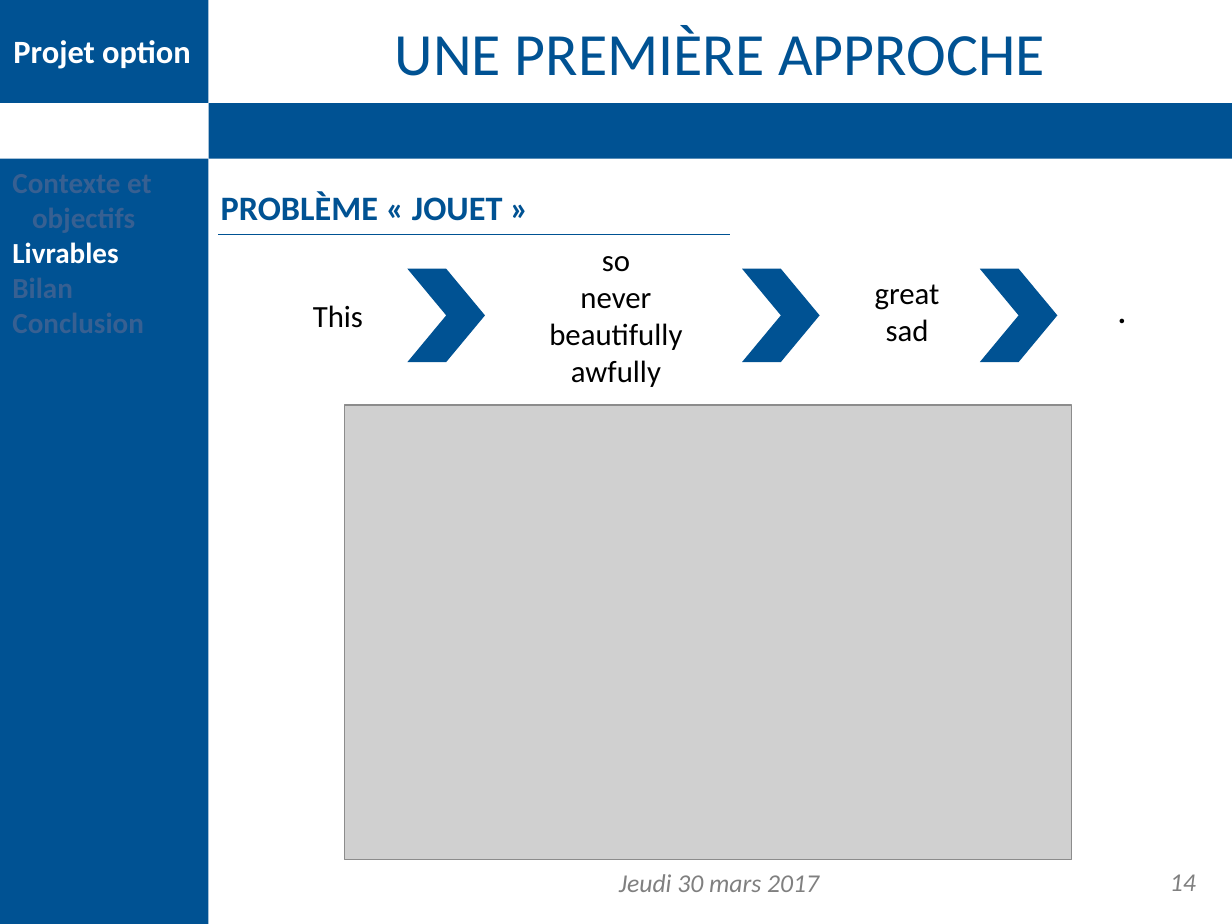
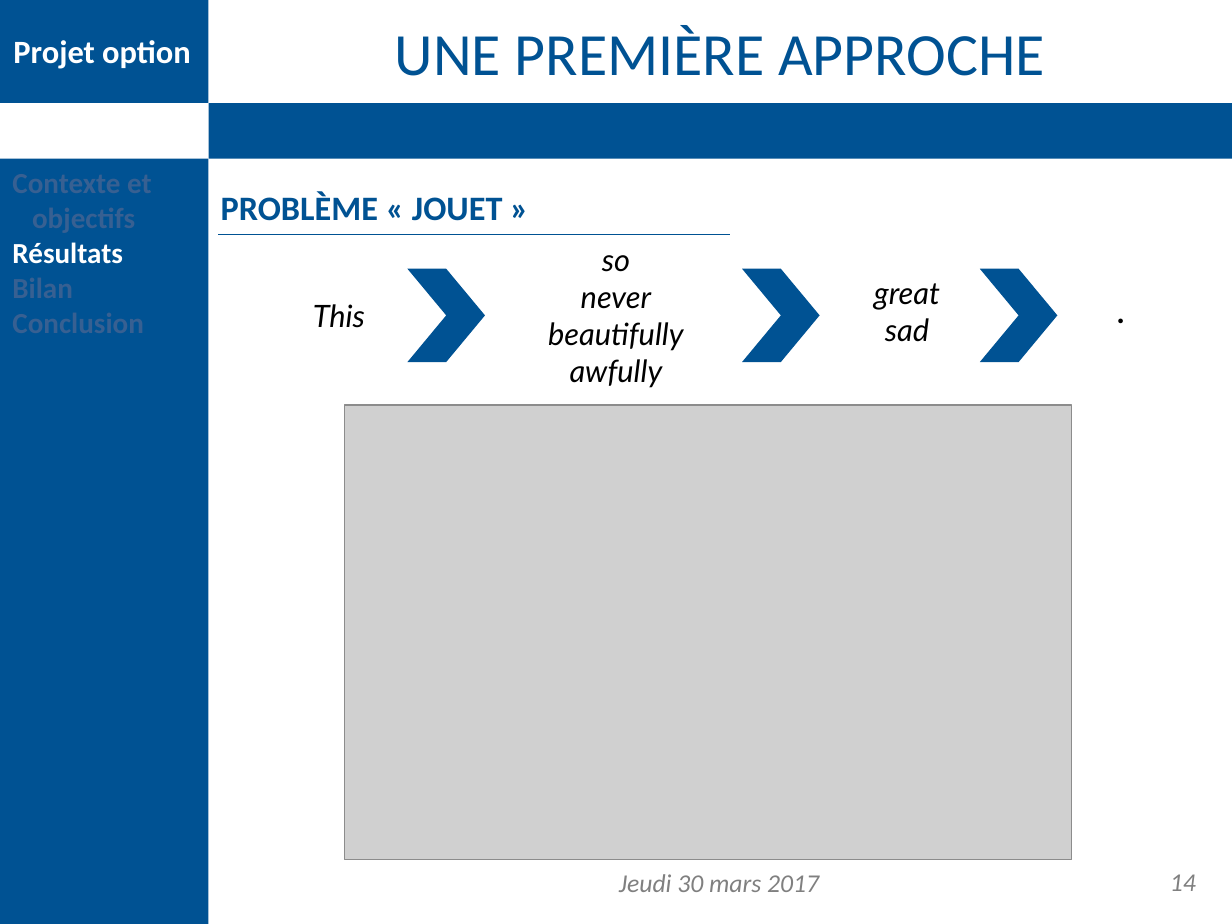
Before and after one commit to DDouteaux/Projet_option_info, a slide deck: slide 14 of Présentation finale/presentation_finale.pptx. Drawn at 1232x924 pixels with LibreOffice and Linux fonts; fonts in the diff are those of the drawing; grey boxes stand for pictures; background and template pictures are left out. Boxes give left, top, right and bottom in pixels: in the first picture for what was removed or moved away, otherwise in the second. Text is boxed around its words. In the diff, an @@ line names an element or a change of style, - is before the commit and + after.

```diff
--- a/Présentation finale/presentation_finale.pptx
+++ b/Présentation finale/presentation_finale.pptx
@@ text at box(12, 242, 123, 264): text changed @@
-Livrables
+Résultats
@@ font Calibri to Lato, italic on in 4 elements at box(313, 304, 365, 328), box(548, 255, 683, 388), box(874, 283, 940, 342), box(1106, 286, 1232, 335) @@
```
Also in this commit, not shown: 15 other slides changed, 1 other file.
